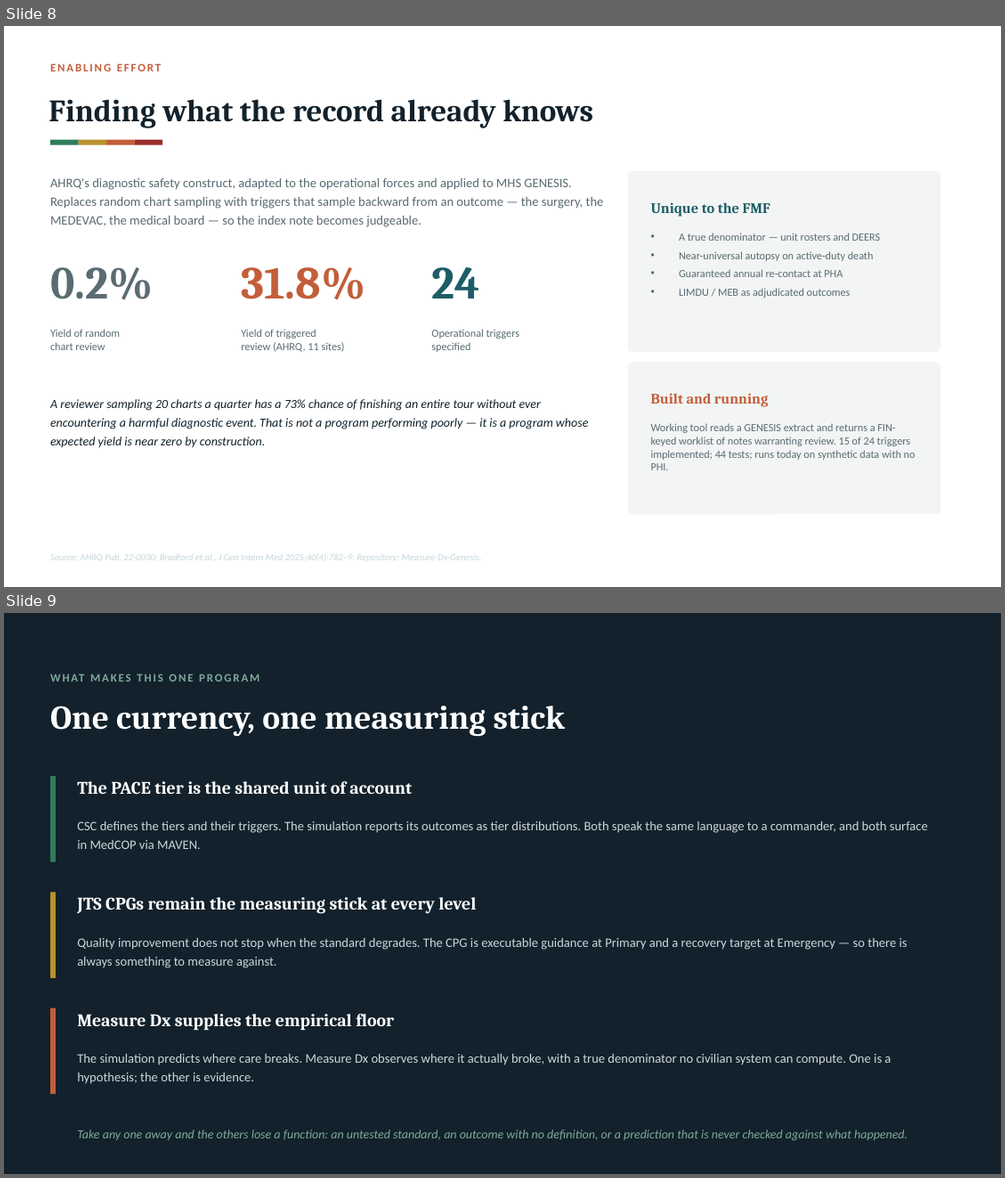
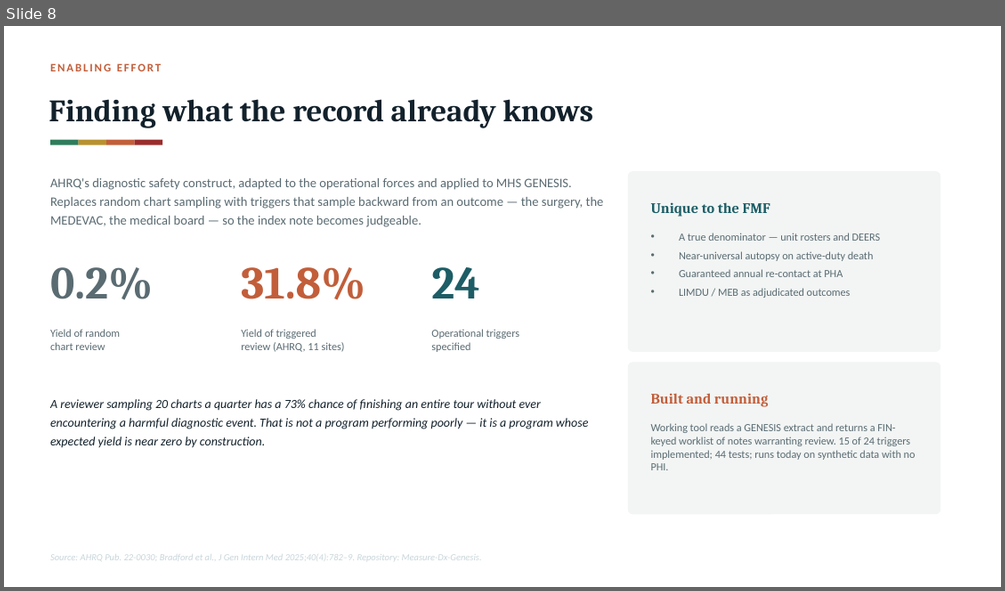
Before and after one commit to bford5270/Measure-Dx-Genesis, a slide deck: brief/HSOAG_Quality_LOE.pptx. Shown one above the other, each under a label of ours: slides 8 and 9 before the commit, slide 8 after it. The pictures are 1005x1178 and 1005x591 pixels, drawn with LibreOffice and Linux fonts; fonts in the diff are those of the drawing. Boxes give left, top, right and bottom in pixels: in the first picture for what was removed or moved away, otherwise in the second. Text is boxed around its words. In the diff, an @@ line names an element or a change of style, - is before the commit and + after.

```diff
--- a/brief/HSOAG_Quality_LOE.pptx
+++ b/brief/HSOAG_Quality_LOE.pptx
@@ slide 9 removed at bbox=[4, 613, 1001, 1174], background #12212B @@
@@ text removed at bbox=[50, 666, 648, 688] @@
-WHAT MAKES THIS ONE PROGRAM
@@ text removed at bbox=[50, 706, 565, 737] @@
-One currency, one measuring stick
@@ rectangle removed at bbox=[50, 776, 56, 862] @@
@@ text removed at bbox=[77, 781, 412, 794] @@
-The PACE tier is the shared unit of account
@@ text removed at bbox=[77, 821, 928, 849] @@
-CSC defines the tiers and their triggers. The simulation reports its outcomes as tier distributions. Both speak the same language to a commander, and both surface in MedCOP via MAVEN.
@@ rectangle removed at bbox=[50, 892, 56, 978] @@
@@ text removed at bbox=[77, 897, 476, 914] @@
-JTS CPGs remain the measuring stick at every level
@@ text removed at bbox=[77, 938, 907, 968] @@
-Quality improvement does not stop when the standard degrades. The CPG is executable guidance at Primary and a recovery target at Emergency — so there is always something to measure against.
@@ rectangle removed at bbox=[50, 1008, 56, 1094] @@
@@ text removed at bbox=[77, 1013, 394, 1030] @@
-Measure Dx supplies the empirical floor
@@ text removed at bbox=[77, 1054, 890, 1084] @@
-The simulation predicts where care breaks. Measure Dx observes where it actually broke, with a true denominator no civilian system can compute. One is a hypothesis; the other is evidence.
@@ text removed at bbox=[77, 1129, 907, 1141] @@
-Take any one away and the others lose a function: an untested standard, an outcome with no definition, or a prediction that is never checked against what happened.
```
Also in this commit, not shown: 3 slides changed, 2 slides added, 1 other slide removed, 2 other files.
